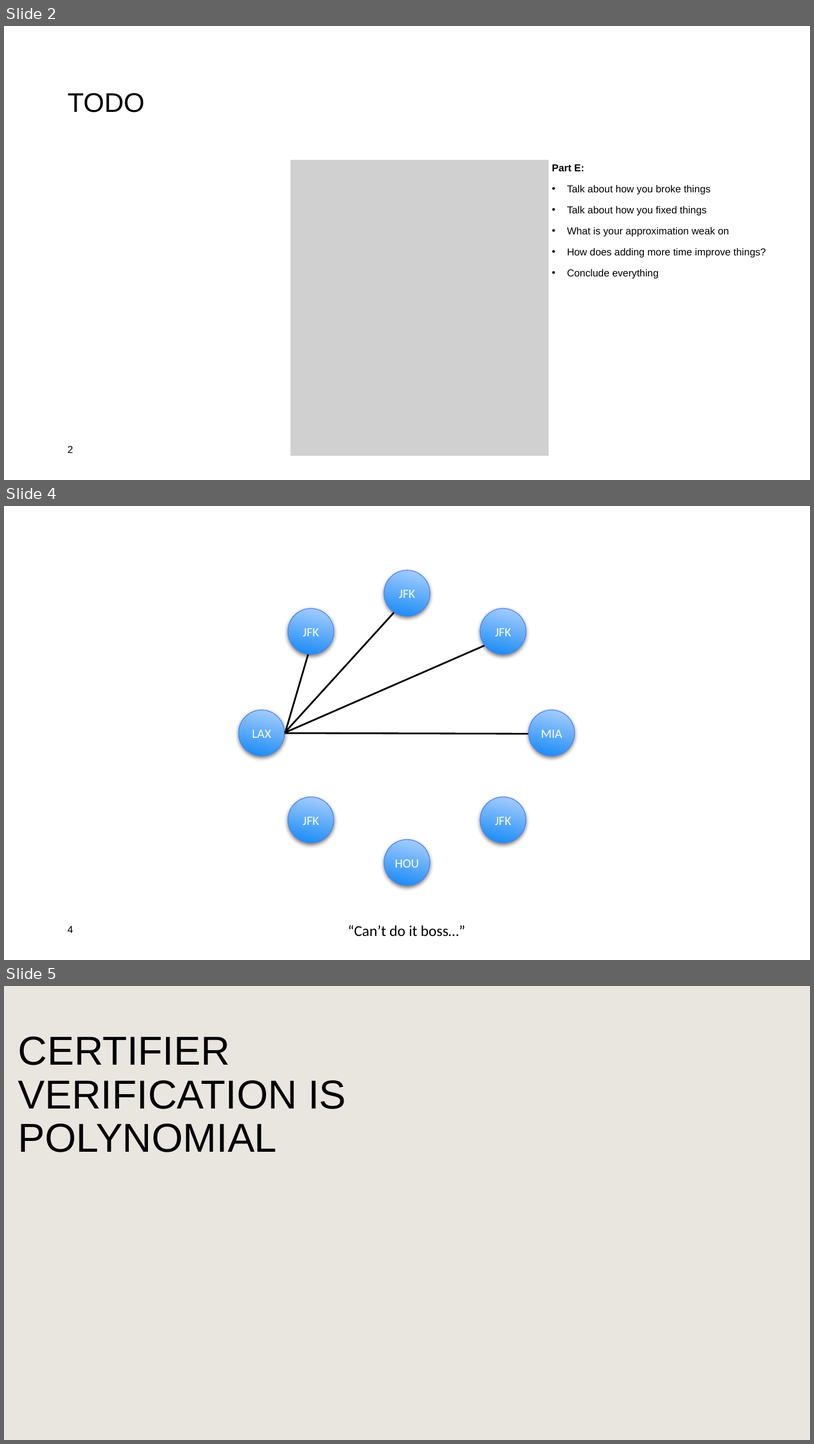
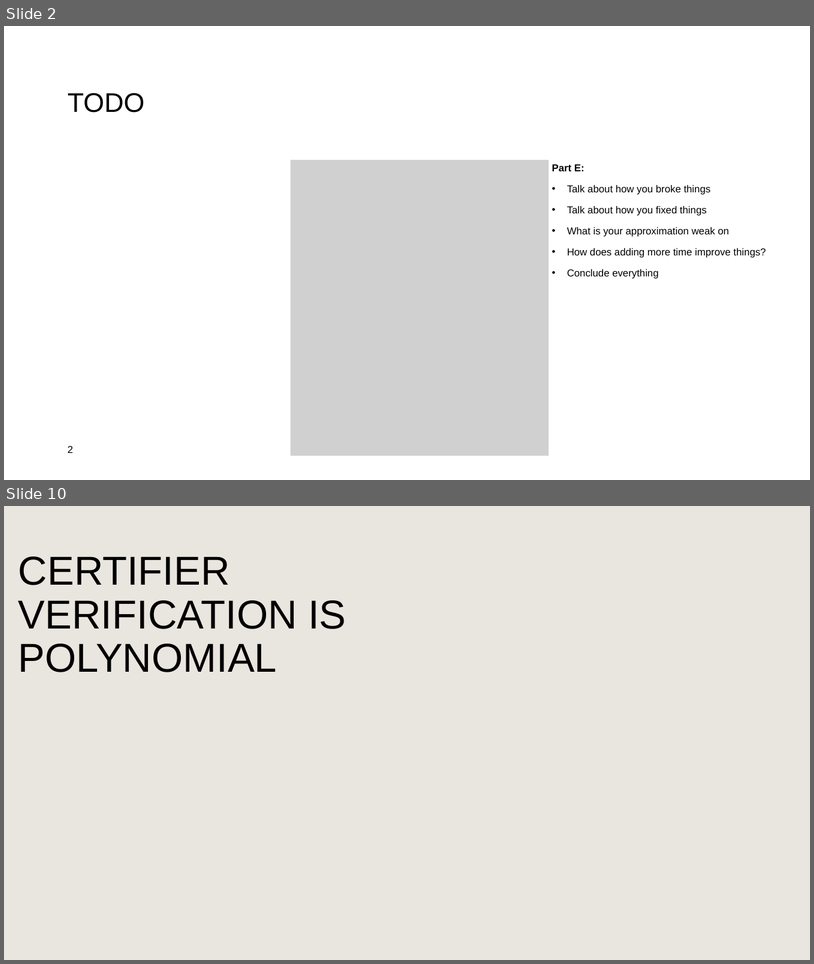
Before and after one commit to PictureOfGray/CS412-Team-NAME, a slide deck: presentations/TeamNAMETSP.pptx. Shown one above the other, each under a label of ours: slides 2, 4 and 5 before the commit, slides 2 and 10 after it; the slides between them are not shown. The pictures are 814x1444 and 814x964 pixels, drawn with LibreOffice and Linux fonts; fonts in the diff are those of the drawing; grey boxes stand for pictures; background and template pictures are left out. Boxes give left, top, right and bottom in pixels: in the first picture for what was removed or moved away, otherwise in the second. Text is boxed around its words. In the diff, an @@ line names an element or a change of style, - is before the commit and + after.

```diff
--- a/presentations/TeamNAMETSP.pptx
+++ b/presentations/TeamNAMETSP.pptx
@@ slide 4 removed at (4,506,810,960), background #FFFFFF @@
@@ ellipse removed at (384,570,431,616) @@
@@ text removed at (399,589,415,598) @@
-JFK
@@ line removed from (394, 612) to (285, 732) @@
@@ ellipse removed at (288,608,335,654) @@
@@ ellipse removed at (481,608,527,654) @@
@@ text removed at (303,628,319,636) @@
-JFK
@@ text removed at (495,628,512,636) @@
-JFK
@@ line removed from (485, 646) to (285, 732) @@
@@ line removed from (308, 654) to (285, 732) @@
@@ ellipse removed at (239,710,285,756) @@
@@ ellipse removed at (529,710,575,756) @@
@@ text removed at (252,729,272,738) @@
-LAX
@@ line removed from (528, 733) to (285, 733) @@
@@ text removed at (541,729,562,738) @@
-MIA
@@ ellipse removed at (288,797,335,843) @@
@@ ellipse removed at (481,797,527,843) @@
@@ text removed at (303,816,319,825) @@
-JFK
@@ text removed at (495,816,512,825) @@
-JFK
@@ ellipse removed at (384,840,431,885) @@
@@ text removed at (395,859,419,867) @@
-HOU
@@ page number removed at (68,925,73,933) @@
-4
@@ text removed at (348,925,465,936) @@
-“Can’t do it boss…”
@@ what was slide 5 is now slide 10 @@
```
Also in this commit, not shown: 7 slides added, 1 other slide removed, 3 other files.
